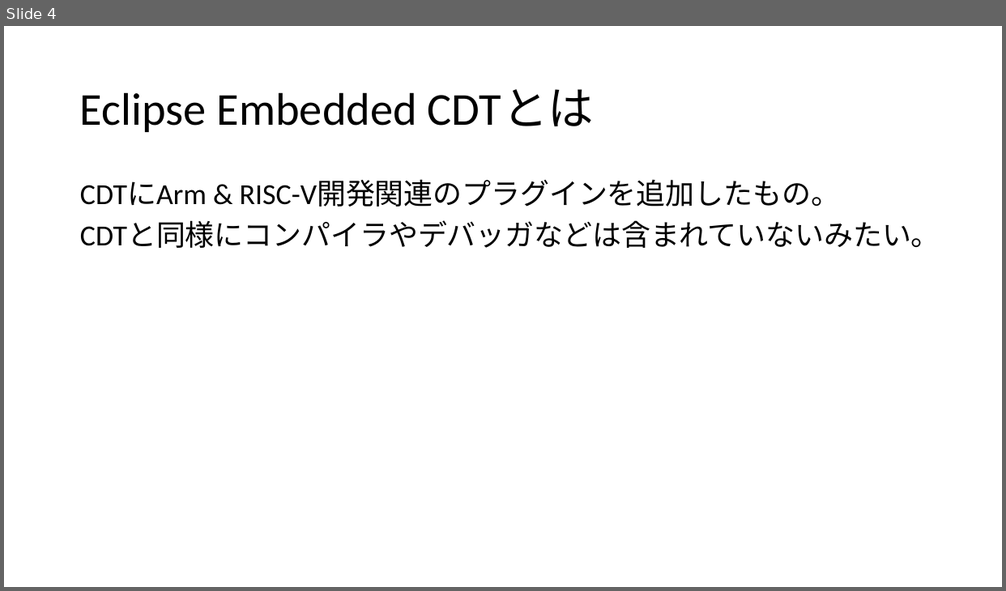
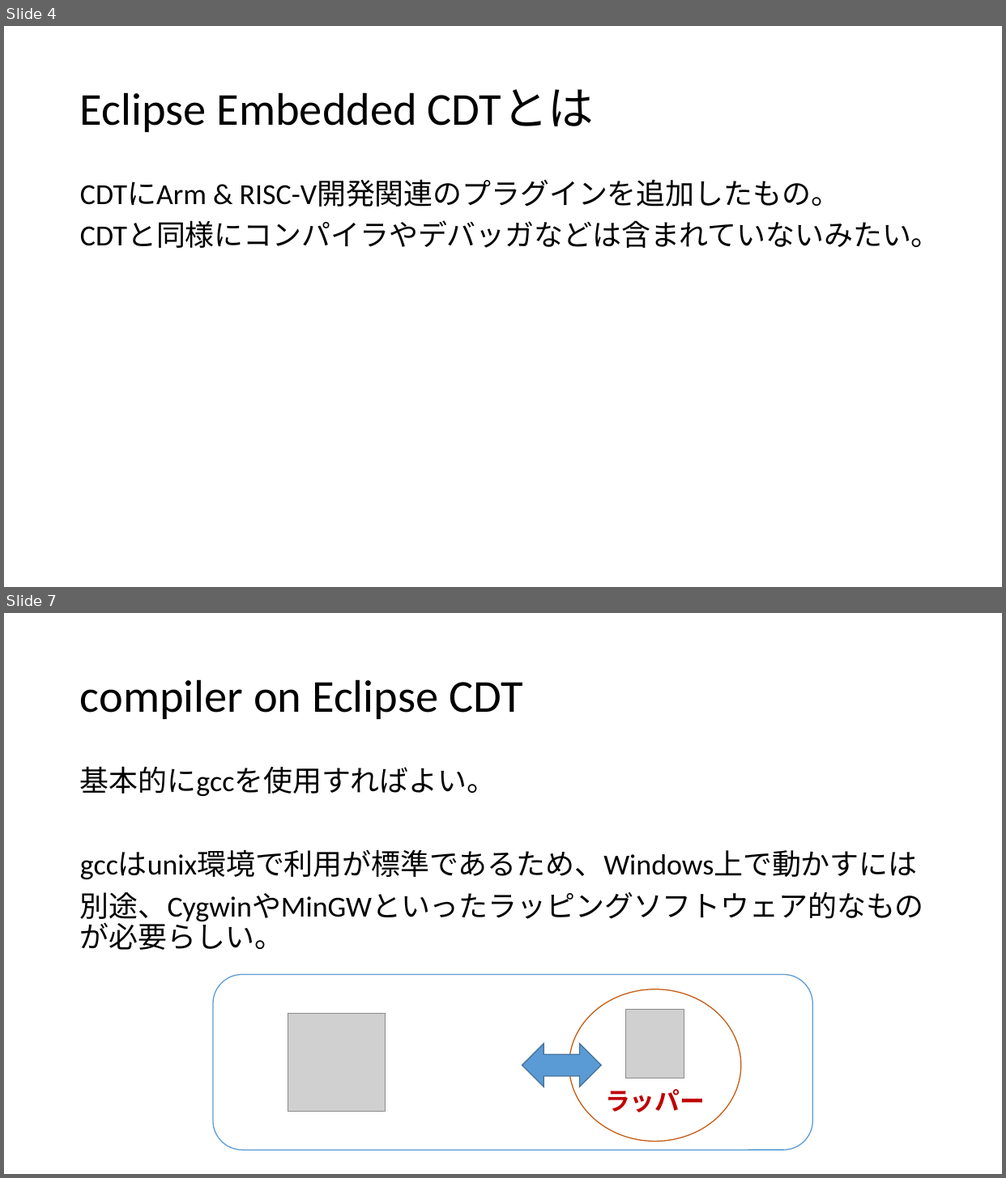
Before and after one commit to acchi17/ShareDocs, a slide deck: StudyEclipse/StudyEclipse.pptx. Shown one above the other, each under a label of ours: slide 4 before the commit, slides 4 and 7 after it; the slides between them are not shown. The pictures are 1006x591 and 1006x1178 pixels, drawn with LibreOffice and Linux fonts; fonts in the diff are those of the drawing; grey boxes stand for pictures. Boxes give left, top, right and bottom in pixels: in the first picture for what was removed or moved away, otherwise in the second. Text is boxed around its words. In the diff, an @@ line names an element or a change of style, - is before the commit and + after.

```diff
--- a/StudyEclipse/StudyEclipse.pptx
+++ b/StudyEclipse/StudyEclipse.pptx
@@ slide 7 added at [4,613,1002,1174], background #FFFFFF @@
@@ title added at [80,679,523,719], 44 pt, text #000000 @@
+compiler on Eclipse CDT
@@ text added at [80,766,924,950], 28 pt, text #000000 @@
+基本的にgccを使用すればよい。
+gccはunix環境で利用が標準であるため、Windows上で動かすには
+別途、CygwinやMinGWといったラッピングソフトウェア的なものが必要らしい。
@@ rounded rectangle added at [213,974,812,1151], outline #5B9BD5 1 pt @@
@@ ellipse added at [569,990,741,1142], outline #C55A11 1 pt, 24 pt, text #C00000, bold @@
+ラッパー
@@ picture added at [288,1013,385,1111] @@
@@ picture added at [626,1010,684,1079] @@
@@ left right arrow added at [522,1044,602,1088], fill #5B9BD5, outline #43739E 1 pt @@
```
Also in this commit, not shown: 1 slide changed, 2 other slides added.
